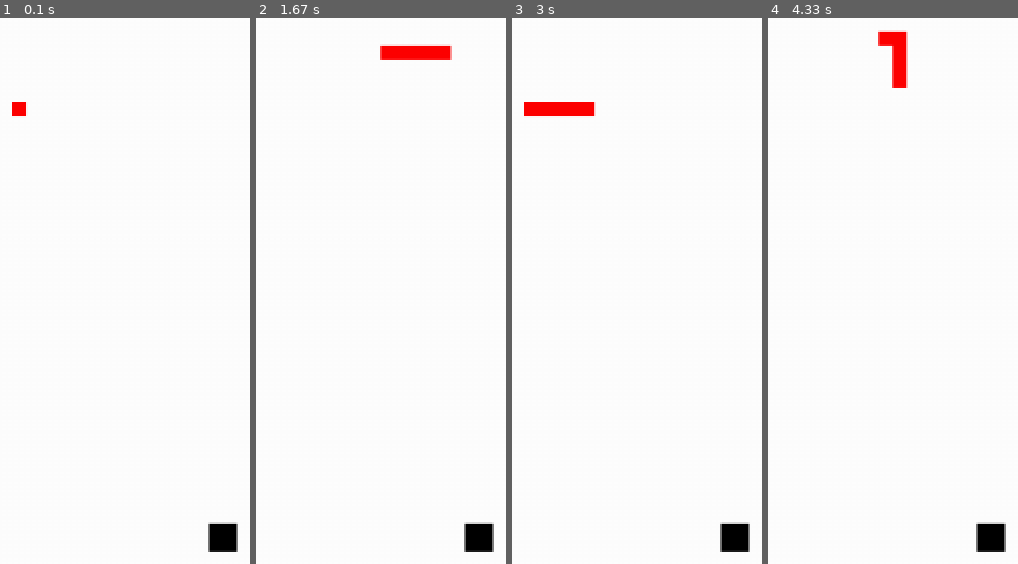
Above: before the commit, frames 1-4 (left to right).
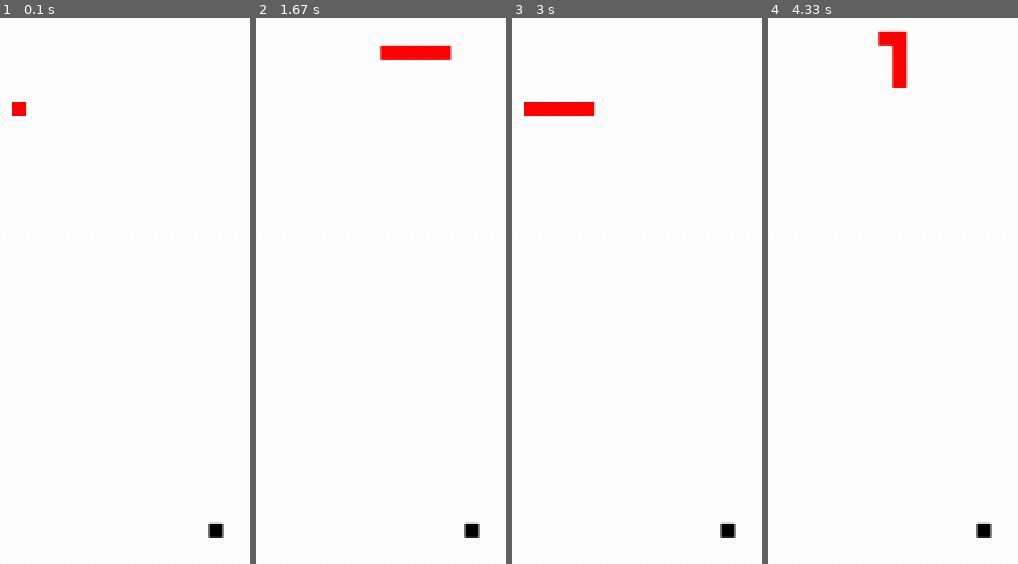
Above: after the commit, the same moments.

Repository: manan-goel-1999/PyGame1
Game: pygame game, started from 5.py
Same seed, same stepped clock (60 frames per second), same inputs: the game is played once before the commit and once after it.
Inputs:
- Up to frame 1 (0.1 s): no input
- Up to frame 2 (1.67 s): hold Right 0.33-0.8 s; hold Up 0.83-1.13 s; hold Right 1.17-1.63 s
- Up to frame 3 (3 s): hold Left 1.67-2.2 s; hold Down 2.23-2.53 s; hold Left 2.57-2.97 s
- Up to frame 4 (4.33 s): hold Up 3-3.37 s; hold Right 3.4-4.03 s; hold Down from 4.07 s (still down)

The runs differ from the first frame. In frame 1, 0.5% of the frame differs, in the area x 83-96%, y 92-98%; in frame 2, 0.5%; in frame 3, 0.5%; in frame 4, 0.5%.

Commit message:
apple Size changes every 5th apple

Diff:
--- a/5.py
+++ b/5.py
@@ -38,7 +38,7 @@
     snakelegth = 10
     circlex = round(random.randrange(0,displaywidth-blocksize)/20.0)*20
     circley = round(random.randrange(0,displayheight-blocksize)/20.0)*20
-
+    count = 1
     body = []
     bodlength = 5
 
@@ -102,8 +102,10 @@
 
         gameDisplay.fill(white)
 
-        applesize = blocksize*2
-
+        if count%5 is 0:
+            applesize = blocksize*2
+        else:
+            applesize = blocksize
         pygame.draw.rect(gameDisplay,black,[circlex,circley,applesize,applesize])
 
         head = []
@@ -126,6 +128,7 @@
             if y_coordinate >= circley and y_coordinate <= circley + applesize:
                 circlex = round(random.randrange(0,displaywidth-blocksize)/20.0)*20
                 circley = round(random.randrange(0,displayheight-blocksize)/20.0)*20
+                count += 1
                 bodlength += 1
 
             #snakelegth += blocksize
@@ -141,7 +144,6 @@
 
 
         clock.tick(FPS)                 #specify number of frames per second
-
     pygame.quit()
     quit()
 
